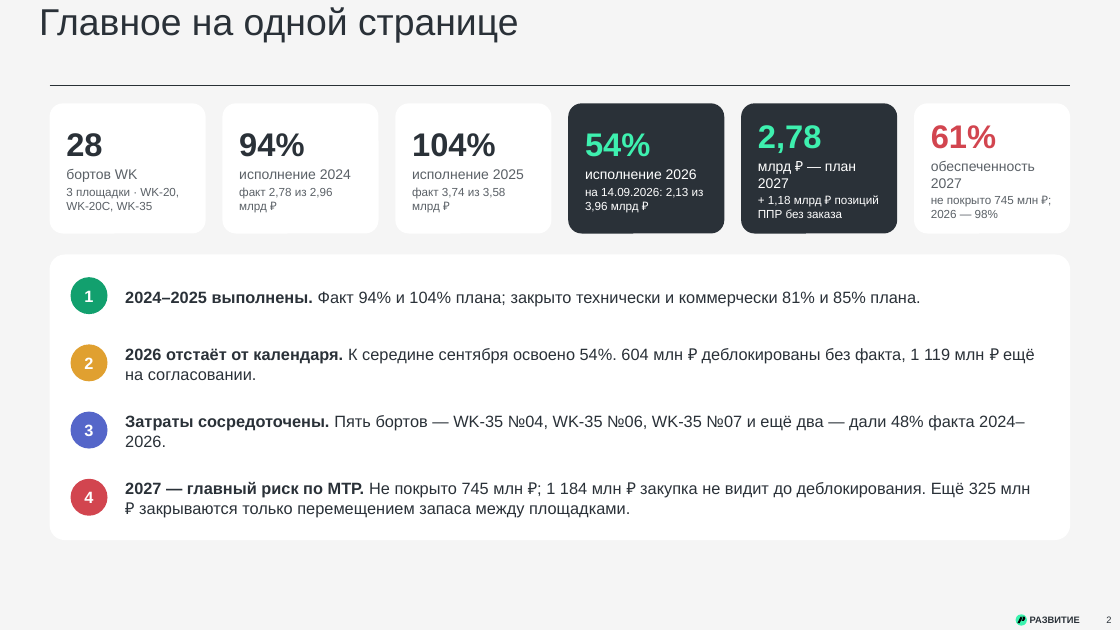
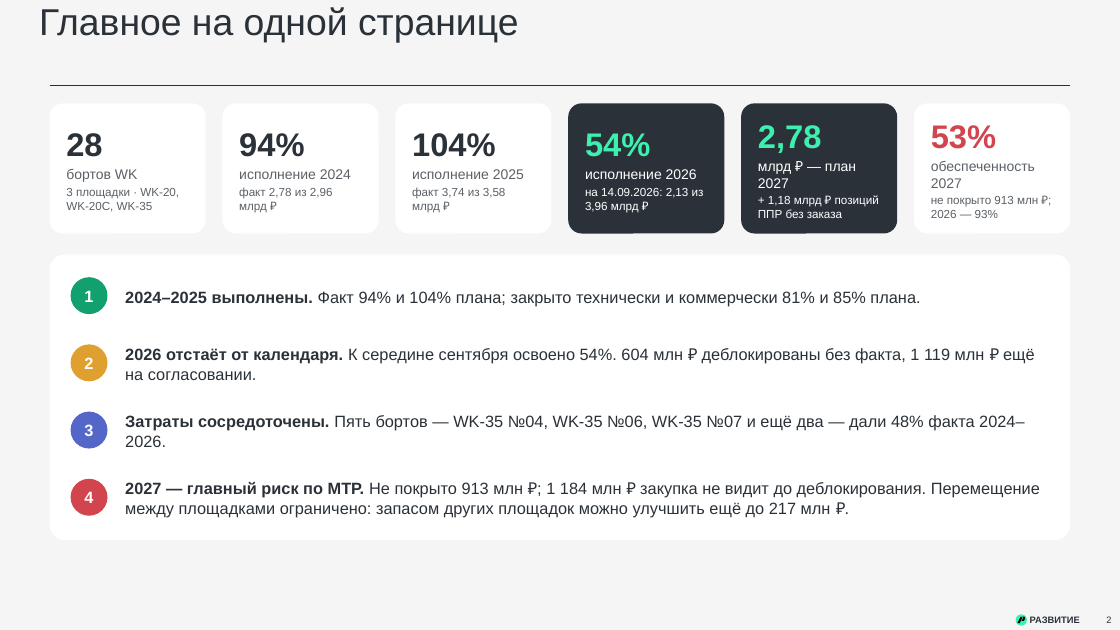
Before and after one commit to victorekuznetsov/TZ, a slide deck: slide 2 of exports/WK_ispolnenie_2024-2026_plan_2027.pptx. Drawn at 1120x630 pixels with LibreOffice and Linux fonts; fonts in the diff are those of the drawing. Boxes give left, top, right and bottom in pixels: in the first picture for what was removed or moved away, otherwise in the second. Text is boxed around its words. In the diff, an @@ line names an element or a change of style, - is before the commit and + after.

```diff
--- a/exports/WK_ispolnenie_2024-2026_plan_2027.pptx
+++ b/exports/WK_ispolnenie_2024-2026_plan_2027.pptx
@@ text at <box>931,125,996,149</box>: text changed @@
-61%
+53%
@@ text at <box>931,196,1038,218</box>: text changed @@
-не покрыто 745 млн ₽; 2026 — 98%
+не покрыто 913 млн ₽; 2026 — 93%
@@ text at <box>125,482,1040,518</box>: text changed @@
-2027 — главный риск по МТР. Не покрыто 745 млн ₽; 1 184 млн ₽ закупка не видит до деблокирования. Ещё 325 млн ₽ закрываются только перемещением запаса между площадками.
+2027 — главный риск по МТР. Не покрыто 913 млн ₽; 1 184 млн ₽ закупка не видит до деблокирования. Перемещение между площадками ограничено: запасом других площадок можно улучшить ещё до 217 млн ₽.
```
Also in this commit, not shown: 14 other slides changed, 2 other files.
